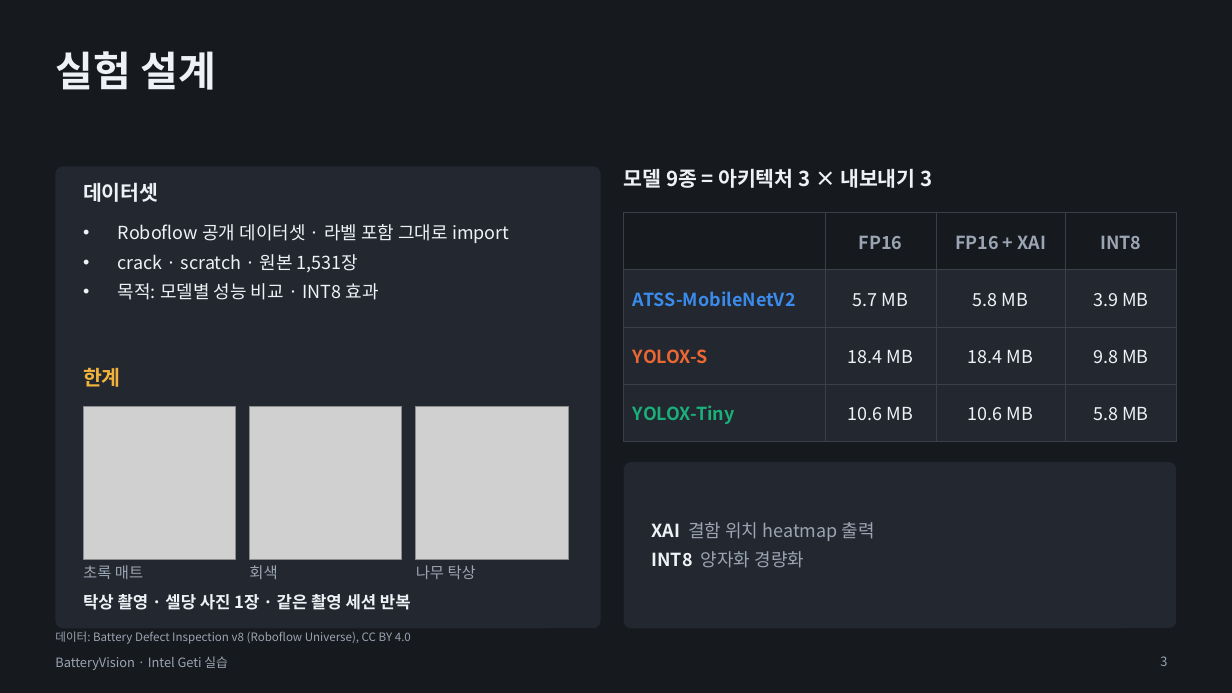
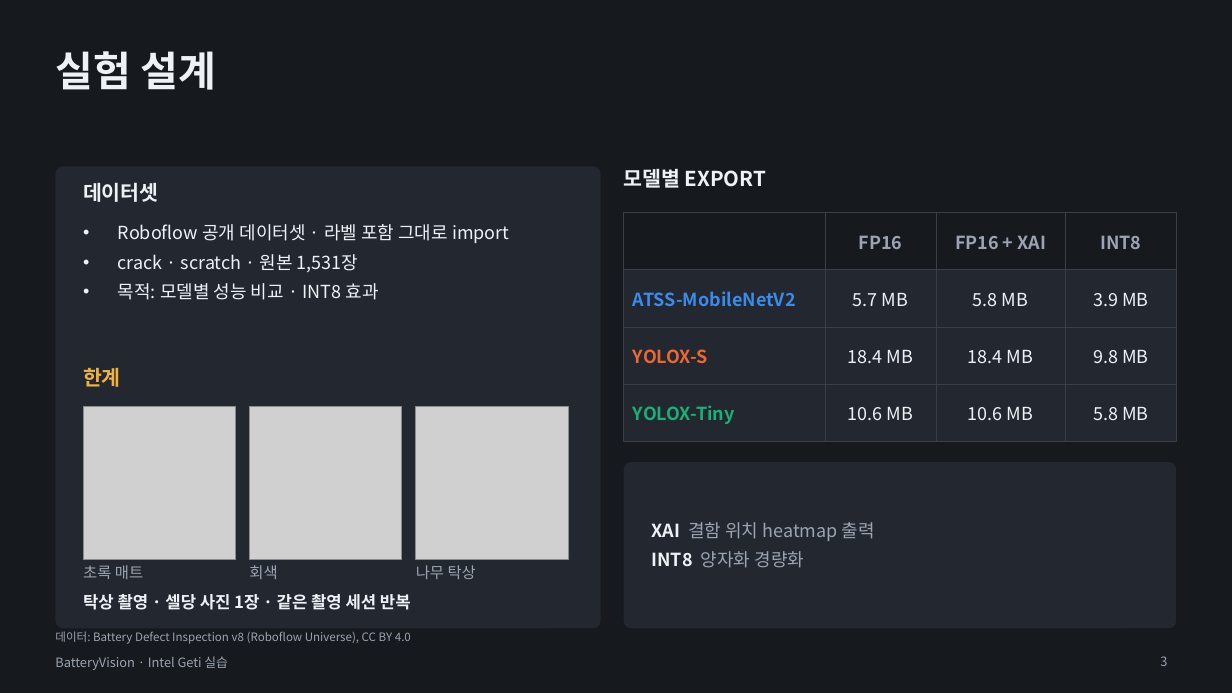
Before and after one commit to se4nchoi/batteryvision, a slide deck: slide 3 of docs/submission/BatteryVision_발표.pptx. Drawn at 1232x693 pixels with LibreOffice and Linux fonts; fonts in the diff are those of the drawing; grey boxes stand for pictures. Boxes give left, top, right and bottom in pixels: in the first picture for what was removed or moved away, otherwise in the second. Text is boxed around its words. In the diff, an @@ line names an element or a change of style, - is before the commit and + after.

```diff
--- a/docs/submission/BatteryVision_발표.pptx
+++ b/docs/submission/BatteryVision_발표.pptx
@@ text at (624, 169, 766, 188): text changed @@
-모델 9종 = 아키텍처 3 × 내보내기 3
+모델별 EXPORT
```
Also in this commit, not shown: 6 other slides changed, 2 slides added, 1 slide removed, 7 other files.
